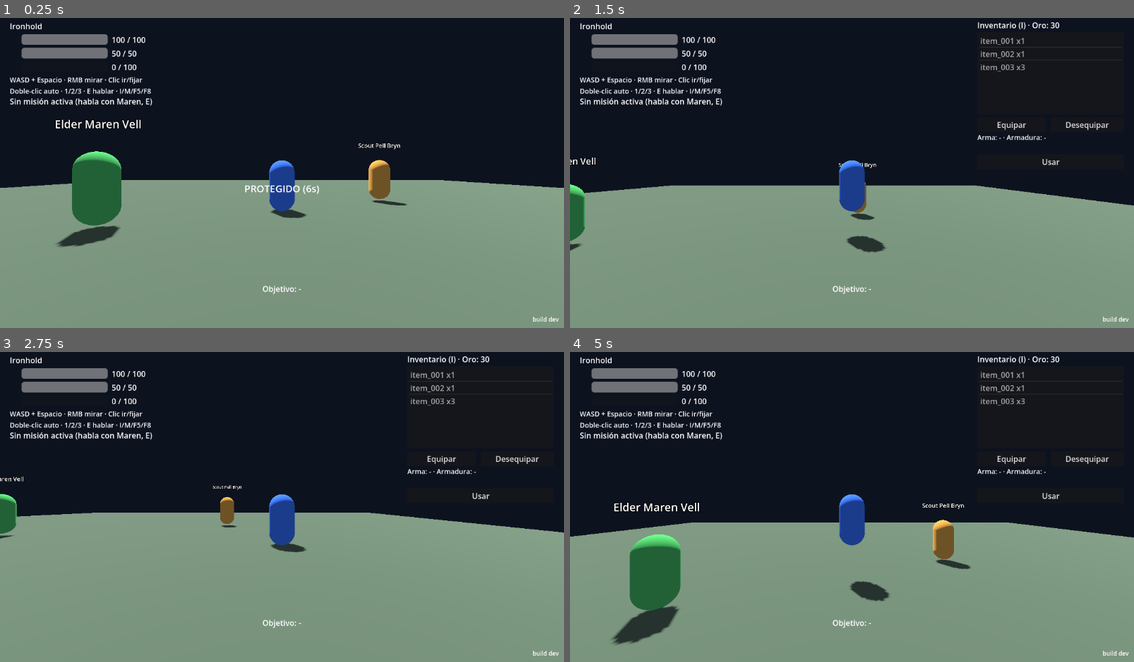
Above: before the commit, frames 1-4 (two rows, left to right).
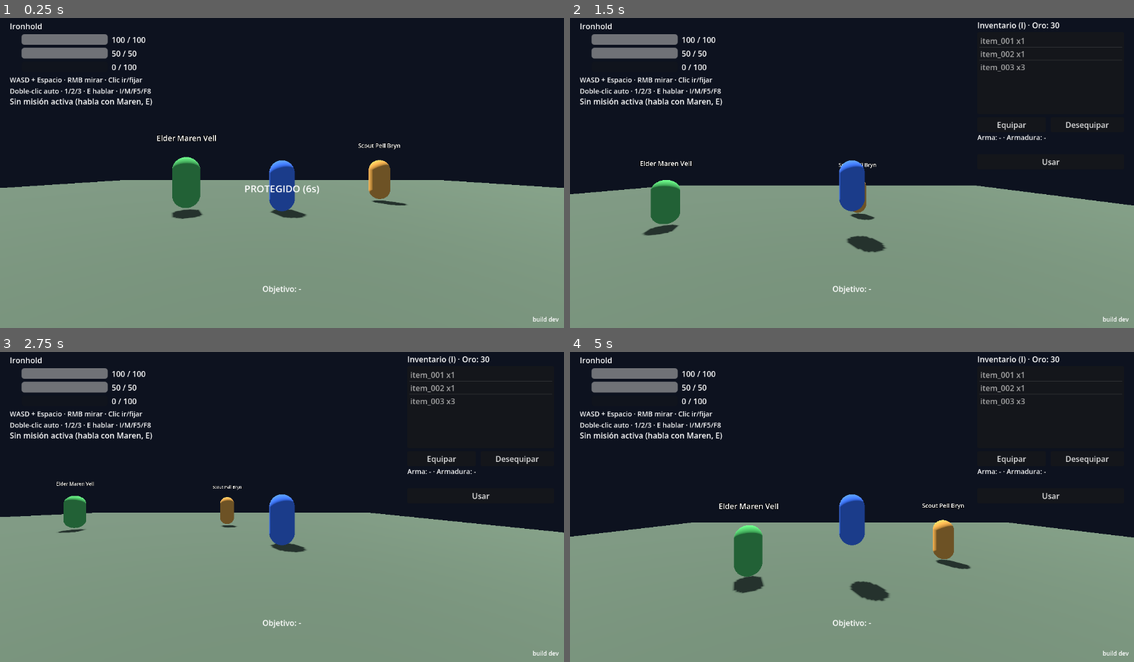
Above: after the commit, the same moments.

Repository: yojananyosef/flyff-reforged
Game: Godot game, scene res://scenes/main.tscn
Same seed, same stepped clock (60 frames per second), same inputs: the game is played once before the commit and once after it.
Inputs (mouse positions are in pixels of both pictures, inside the frame that each line leads up to):
- Up to frame 1 (0.25 s): no input
- Up to frame 2 (1.5 s): tap Enter at 0.5 s; move the mouse to (976, 154) at 0.52 s; hold D (move_right) 0.53-1.28 s; tap M at 0.6 s; click (976, 154) at 0.67 s; tap Space (jump) at 0.77 s; move the mouse to (739, 185) at 1.27 s; hold S (move_back) from 1.28 s (still down); tap I at 1.35 s
- Up to frame 3 (2.75 s): tap Space (jump) at 1.52 s; move the mouse to (338, 435) at 2.02 s; release S (move_back) at 2.03 s; hold D (move_right) from 2.03 s (still down); tap E at 2.1 s
- Up to frame 4 (5 s): move the mouse to (823, 565) at 2.77 s; release D (move_right) at 2.78 s; hold W (move_forward) 2.78-3.53 s; tap 1 at 2.85 s; click (823, 565) at 2.92 s; tap Space (jump) at 3.02, 3.77, 4.52 s; move the mouse to (1021, 550) at 3.52 s; hold A (move_left) from 3.53 s (still down); tap 2 at 3.6 s; move the mouse to (682, 457) at 4.27 s; tap 3 at 4.35 s

The runs differ from the first frame. In frame 1, 3.5% of the frame differs, in the area x 9-39%, y 32-74%; in frame 2, 1.4%; in frame 3, 0.9%; in frame 4, 4.1%, in the area x 7-37%, y 48-95%.

Commit message:
feat: terreno con color aethermere-terrain-color (atlas .dds, agua, vegetacion)

Diff:
--- a/godot_project/scenes/main.tscn
+++ b/godot_project/scenes/main.tscn
@@ -95,7 +95,7 @@
 current = true
 
 [node name="NPC" type="StaticBody3D" parent="." groups=["npcs"]]
-position = Vector3(4, 0, -2)
+position = Vector3(3, 0, 0)
 
 [node name="CollisionShape3D" type="CollisionShape3D" parent="NPC"]
 position = Vector3(0, 1, 0)
--- a/godot_project/scripts/main.gd
+++ b/godot_project/scripts/main.gd
@@ -91,7 +91,9 @@
 	var step: float = float(spec.get("tile_size", 128.0)) / 128.0
 	var ox: float = spec.get("origin", [0, 0])[0]
 	var oz: float = spec.get("origin", [0, 0])[1]
-	_terrain = {"n": n, "step": step, "ox": ox, "oz": oz, "hs": hs}
+	_terrain = {"n": n, "step": step, "ox": ox, "oz": oz, "hs": hs,
+		"tiles": spec.get("tiles", []), "grass": spec.get("grass", []),
+		"trees": spec.get("trees", [])}
 	var packed = null
 	if ResourceLoader.exists(gpath):
 		packed = load(gpath)
@@ -100,7 +102,8 @@
 		inst.name = "TerrainMesh"
 		add_child(inst)
 	else:
-		add_child(_build_terrain_mesh(n, step, ox, oz, hs))
+		add_child(_build_terrain_mesh(n, step, ox, oz, hs,
+			_terrain["tiles"]))
 	var body := StaticBody3D.new()
 	body.name = "TerrainBody"
 	body.position = Vector3(ox + (n - 1) * step / 2.0, 0.0, oz + (n - 1) * step / 2.0)
@@ -115,17 +118,163 @@
 	$Ground.visible = false
 	$Ground.get_node("CollisionShape3D").set_deferred("disabled", true)
 	print("[Terreno] malla %dx%d + HeightMap (origen %.0f, %.0f)" % [n, n, ox, oz])
-
-
-func _build_terrain_mesh(n: int, step: float, ox: float, oz: float, hs: Array) -> MeshInstance3D:
+	_add_water(n, step, ox, oz, float(spec.get("water_y", 0.05)))
+	_scatter_vegetation(spec)
+
+
+func _add_water(n: int, step: float, ox: float, oz: float,
+		water_y: float) -> void:
+	## Lamina a la cota del spec (y=-14 en Ironhold: el campamento queda
+	## seco y se encharcan las hoyas). El depth test la oculta bajo el
+	## relieve emergido.
+	var size := (n - 1) * step
+	var plane := PlaneMesh.new()
+	plane.size = Vector2(size, size)
+	var mat := StandardMaterial3D.new()
+	mat.albedo_color = Color(0.25, 0.55, 0.75, 0.6)
+	mat.transparency = BaseMaterial3D.TRANSPARENCY_ALPHA
+	mat.roughness = 0.15
+	plane.material = mat
+	var inst := MeshInstance3D.new()
+	inst.name = "Water"
+	inst.mesh = plane
+	inst.position = Vector3(ox + size / 2.0, water_y, oz + size / 2.0)
+	add_child(inst)
+
+
+func _scatter_vegetation(spec: Dictionary) -> void:
+	## Hierba y arboles horneados por setup_terrain.py (verde pintado,
+	## determinista). Sin puestos no crea nada (repliegue).
+	var grass: Array = spec.get("grass", [])
+	var trees: Array = spec.get("trees", [])
+	if grass.is_empty() and trees.is_empty():
+		return
+	if not grass.is_empty():
+		add_child(_multimesh(grass, _grass_mesh(), "Grass"))
+	if not trees.is_empty():
+		var xforms := _veg_transforms(trees)
+		add_child(_multimesh_builder(xforms, _trunk_mesh(), "TreeTrunks",
+			Vector3(0, 0.5, 0)))
+		add_child(_multimesh_builder(xforms, _canopy_mesh(),
+			"TreeCanopies", Vector3(0, 1.6, 0)))
+	print("[Vegetacion] %d hierbas, %d arboles" % [grass.size(), trees.size()])
+
+
+func _veg_transforms(spots: Array) -> Array:
+	var out := []
+	for i in spots.size():
+		var s: Array = spots[i]
+		var gy = ground_height(float(s[0]), float(s[1]))
+		if gy == null:
+			continue
+		var yaw := fmod(float(i) * 2.39996, TAU)
+		var org := Vector3(float(s[0]), float(gy) - 0.05, float(s[1]))
+		out.append([Transform3D(Basis(Vector3.UP, yaw), org), float(s[2])])
+	return out
+
+
+func _multimesh(spots: Array, mesh: Mesh, node_name: String) -> MultiMeshInstance3D:
+	return _multimesh_builder(_veg_transforms(spots), mesh, node_name)
+
+
+func _multimesh_builder(xforms: Array, mesh: Mesh, node_name: String,
+		offset := Vector3.ZERO) -> MultiMeshInstance3D:
+	var mm := MultiMesh.new()
+	mm.transform_format = MultiMesh.TRANSFORM_3D
+	mm.mesh = mesh
+	mm.instance_count = xforms.size()
+	for i in xforms.size():
+		var t: Transform3D = xforms[i][0]
+		var s: float = xforms[i][1]
+		var b := Basis(t.basis.x * s, t.basis.y * s, t.basis.z * s)
+		mm.set_instance_transform(i, Transform3D(b, t.origin + offset * s))
+	var inst := MultiMeshInstance3D.new()
+	inst.name = node_name
+	inst.multimesh = mm
+	return inst
+
+
+func _grass_mesh() -> ArrayMesh:
+	## Dos quads cruzados de ~0.5 m, verde sin sombrear.
+	var v := PackedVector3Array([
+		Vector3(-0.25, 0, 0), Vector3(0.25, 0, 0),
+		Vector3(-0.25, 0.5, 0), Vector3(0.25, 0.5, 0),
+		Vector3(0, 0, -0.25), Vector3(0, 0, 0.25),
+		Vector3(0, 0.5, -0.25), Vector3(0, 0.5, 0.25)])
+	var idx := PackedInt32Array([0, 1, 2, 1, 3, 2, 4, 5, 6, 5, 7, 6])
+	var arr := []
+	arr.resize(Mesh.ARRAY_MAX)
+	arr[Mesh.ARRAY_VERTEX] = v
+	arr[Mesh.ARRAY_INDEX] = idx
+	var mesh := ArrayMesh.new()
+	mesh.add_surface_from_arrays(Mesh.PRIMITIVE_TRIANGLES, arr)
+	var mat := StandardMaterial3D.new()
+	mat.albedo_color = Color(0.3, 0.55, 0.25)
+	mat.shading_mode = BaseMaterial3D.SHADING_MODE_UNSHADED
+	mat.cull_mode = BaseMaterial3D.CULL_DISABLED
+	mesh.surface_set_material(0, mat)
+	return mesh
+
+
+func _trunk_mesh() -> CylinderMesh:
+	var m := CylinderMesh.new()
+	m.top_radius = 0.08
+	m.bottom_radius = 0.12
+	m.height = 1.0
+	var mat := StandardMaterial3D.new()
+	mat.albedo_color = Color(0.4, 0.28, 0.15)
+	mat.roughness = 1.0
+	m.material = mat
+	return m
+
+
+func _canopy_mesh() -> CylinderMesh:
+	var m := CylinderMesh.new()
+	m.top_radius = 0.0
+	m.bottom_radius = 0.9
+	m.height = 1.8
+	var mat := StandardMaterial3D.new()
+	mat.albedo_color = Color(0.2, 0.45, 0.2)
+	mat.roughness = 1.0
+	m.material = mat
+	return m
+
+
+func _terrain_uv(ix: int, iz: int, n: int, xs: Array, ys: Array,
+		nx: int, ny: int) -> Vector2:
+	## Cuadrante del tile con inset (igual que lnd_to_glb.py).
+	if xs.is_empty():
+		return Vector2(ix / float(n - 1), iz / float(n - 1))
+	var inset := 0.5 / 256.0
+	var tix := mini(ix / 128, nx - 1)
+	var tiz := mini(iz / 128, ny - 1)
+	var u := clampf((ix - tix * 128) / 128.0, inset, 1.0 - inset)
+	var v := clampf((iz - tiz * 128) / 128.0, inset, 1.0 - inset)
+	return Vector2((tix + u) / nx, (tiz + v) / ny)
+
+
+func _build_terrain_mesh(n: int, step: float, ox: float, oz: float,
+		hs: Array, tiles: Array) -> MeshInstance3D:
 	## Visual de repliegue cuando el .glb no está importado (misma matemática
 	## que lnd_to_glb.py): la colisión y el snap salen del JSON igualmente.
+	## Con atlas generado usa la pintura; si no, verde plano.
 	var verts := PackedVector3Array()
 	var normals := PackedVector3Array()
 	var uvs := PackedVector2Array()
 	verts.resize(n * n)
 	normals.resize(n * n)
 	uvs.resize(n * n)
+	var xs := []
+	var ys := []
+	for t in tiles:
+		if not xs.has(int(t[0])):
+			xs.append(int(t[0]))
+		if not ys.has(int(t[1])):
+			ys.append(int(t[1]))
+	xs.sort()
+	ys.sort()
+	var nx := maxi(xs.size(), 1)
+	var ny := maxi(ys.size(), 1)
 
 	var h := func(ix: int, iz: int) -> float:
 		return float(hs[clampi(iz, 0, n - 1) * n + clampi(ix, 0, n - 1)])
@@ -136,7 +285,7 @@
 			var inv := 1.0 / sqrt(dx * dx + 1.0 + dz * dz)
 			verts[iz * n + ix] = Vector3(ox + ix * step, h.call(ix, iz), oz + iz * step)
 			normals[iz * n + ix] = Vector3(-dx * inv, inv, -dz * inv)
-			uvs[iz * n + ix] = Vector2(ix / float(n - 1), iz / float(n - 1))
+			uvs[iz * n + ix] = _terrain_uv(ix, iz, n, xs, ys, nx, ny)
 	var idx := PackedInt32Array()
 	for iz in range(n - 1):
 		for ix in range(n - 1):
@@ -151,8 +300,12 @@
 	var mesh := ArrayMesh.new()
 	mesh.add_surface_from_arrays(Mesh.PRIMITIVE_TRIANGLES, arr)
 	var mat := StandardMaterial3D.new()
-	mat.albedo_color = Color(0.32, 0.38, 0.3)
 	mat.roughness = 1.0
+	if ResourceLoader.exists("res://models/terrain_ironhold_atlas.png"):
+		mat.albedo_texture = load("res://models/terrain_ironhold_atlas.png")
+		mat.albedo_color = Color(0.82, 0.82, 0.82)
+	else:
+		mat.albedo_color = Color(0.32, 0.38, 0.3)
 	mesh.surface_set_material(0, mat)
 	var inst := MeshInstance3D.new()
 	inst.name = "TerrainMesh"
@@ -253,6 +406,16 @@
 	container.add_child(m)
 
 
+func _first_mesh(n: Node) -> MeshInstance3D:
+	if n is MeshInstance3D:
+		return n as MeshInstance3D
+	for c in n.get_children():
+		var r := _first_mesh(c)
+		if r != null:
+			return r
+	return null
+
+
 # --- Simulación headless ---
 func _check(cond: bool, msg: String) -> void:
 	if cond:
@@ -310,6 +473,37 @@
 			var sgy2 = ground_height(player.global_position.x, player.global_position.z)
 			_check(sgy2 != null and absf(player.global_position.y - (sgy2 - 0.1)) < 1.0,
 				"reposa en ladera (y %.1f vs %.1f)" % [player.global_position.y, sgy2])
+
+	# --- color del terreno (aethermere-terrain-color) ---
+	_check(get_node_or_null("Water") != null, "agua al nivel del mar")
+	var tm = get_node_or_null("TerrainMesh")
+	var tmi: MeshInstance3D = null
+	if tm is MeshInstance3D:
+		tmi = tm as MeshInstance3D
+	elif tm != null:
+		tmi = _first_mesh(tm)
+	if tmi != null:
+		var tmat = tmi.get_surface_override_material(0)
+		if tmat == null:
+			tmat = tmi.mesh.surface_get_material(0)
+		var has_tex := tmat != null and tmat is StandardMaterial3D \
+			and (tmat as StandardMaterial3D).albedo_texture != null
+		if ResourceLoader.exists("res://models/terrain_ironhold_atlas.png"):
+			_check(has_tex, "suelo con pintura del atlas")
+		else:
+			_check(not has_tex, "repliegue verde sin atlas")
+	var gr = get_node_or_null("Grass")
+	var trunks = get_node_or_null("TreeTrunks")
+	var want_grass: Array = (_terrain as Dictionary).get("grass", []) \
+		if _terrain != null else []
+	if not want_grass.is_empty():
+		var got := 0
+		if gr != null:
+			got = (gr as MultiMeshInstance3D).multimesh.instance_count
+		_check(got > 0, "hierba instanciada (%d)" % got)
+		_check(trunks != null, "arboles instanciados")
+	else:
+		_check(gr == null, "sin hierba sin puestos")
 
 	# --- proteccion (aethermere-spawn-safe; gracia fresca de _ready) ---
 	player.hp = player.max_hp
@@ -539,10 +733,18 @@
 		if str(m.get("model_name")) == "":
 			continue
 		modeled += 1
-		var ap = m.get("_anim")
-		if ap != null and ap.is_playing():
-			var cur: String = ap.current_animation
-			if cur in ["walk", "Walk", "stand", "Stand", "idle1", "Idle1"]:
+		if _is_locomotion(m):
+			walked += 1
+	if walked != modeled:
+		# Un golpe a medio reproducir no es Marcha quieta: se deja
+		# terminar (~1.4 s) y se recuenta una vez antes de fallar.
+		for i in 120:
+			await get_tree().physics_frame
+		walked = 0
+		for m in get_tree().get_nodes_in_group("monsters"):
+			if str(m.get("model_name")) == "":
+				continue
+			if _is_locomotion(m):
 				walked += 1
 	_check(modeled >= 7, "monstruos con modelo en escena (%d)" % modeled)
 	_check(walked == modeled, "locomocion en marcha (%d/%d)" % [walked, modeled])
@@ -742,6 +944,14 @@
 		get_tree().quit(1)
 
 
+func _is_locomotion(m: Node) -> bool:
+	var ap = m.get("_anim")
+	if ap == null or not ap.is_playing():
+		return false
+	var cur: String = ap.current_animation
+	return cur in ["walk", "Walk", "stand", "Stand", "idle1", "Idle1"]
+
+
 func _take_shot() -> void:
 	## Gancho de prueba visual: prepara una escena opcional, espera ~2 s,
 	## captura la vista y sale. Uso: `-- --shot path.png [dlg|shop|inv]`.
Not shown, added: openspec/changes/aethermere-terrain-color/.openspec.yaml
Not shown, added: openspec/changes/aethermere-terrain-color/design.md
Not shown, added: openspec/changes/aethermere-terrain-color/proposal.md
Not shown, added: openspec/changes/aethermere-terrain-color/specs/terrain-color/spec.md
Not shown, added: openspec/changes/aethermere-terrain-color/tasks.md
Not shown, changed: scripts/converters/lnd_to_glb.py
Not shown, changed: scripts/converters/setup_terrain.py
Not shown, added: scripts/parsers/res_parser.py
